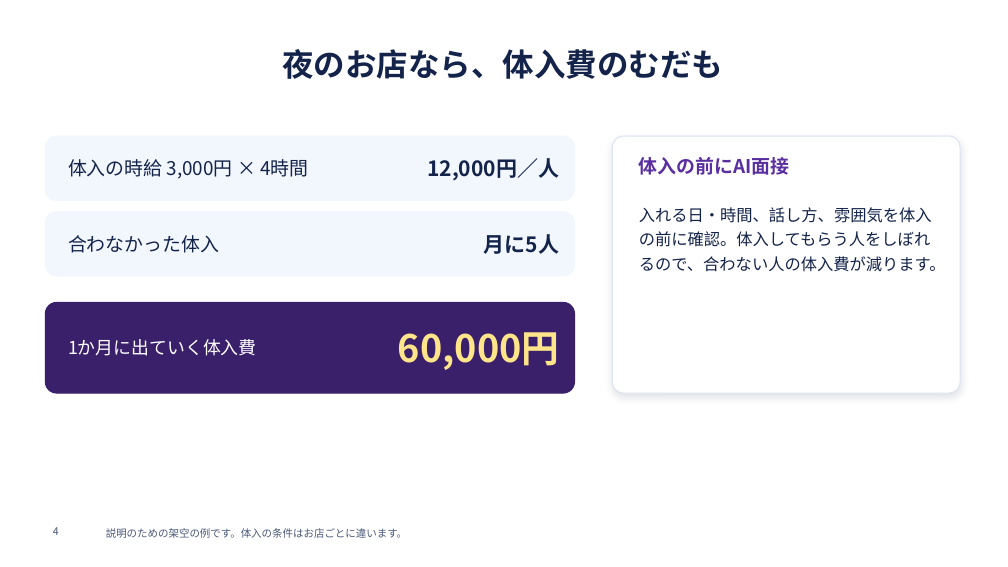
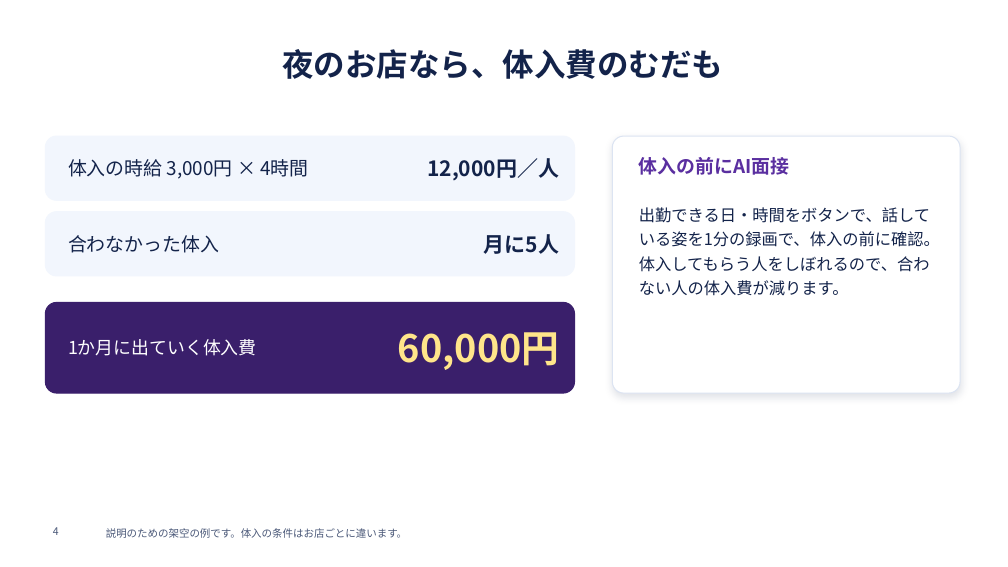
Before and after one commit to SatoAkito2026/GACHICAREERAI, a slide deck: slide 4 of docs/posupos-sales/posupos-teian.pptx. Drawn at 1008x567 pixels with LibreOffice and Linux fonts; fonts in the diff are those of the drawing; background and template pictures are left out. Boxes give left, top, right and bottom in pixels: in the first picture for what was removed or moved away, otherwise in the second. Text is boxed around its words. In the diff, an @@ line names an element or a change of style, - is before the commit and + after.

```diff
--- a/docs/posupos-sales/posupos-teian.pptx
+++ b/docs/posupos-sales/posupos-teian.pptx
@@ text at [639,207,940,295]: text changed @@
-入れる日・時間、話し方、雰囲気を体入の前に確認。体入してもらう人をしぼれるので、合わない人の体入費が減ります。
+出勤できる日・時間をボタンで、話している姿を1分の録画で、体入の前に確認。体入してもらう人をしぼれるので、合わない人の体入費が減ります。
```
Also in this commit, not shown: 6 other slides changed, 9 other files.
